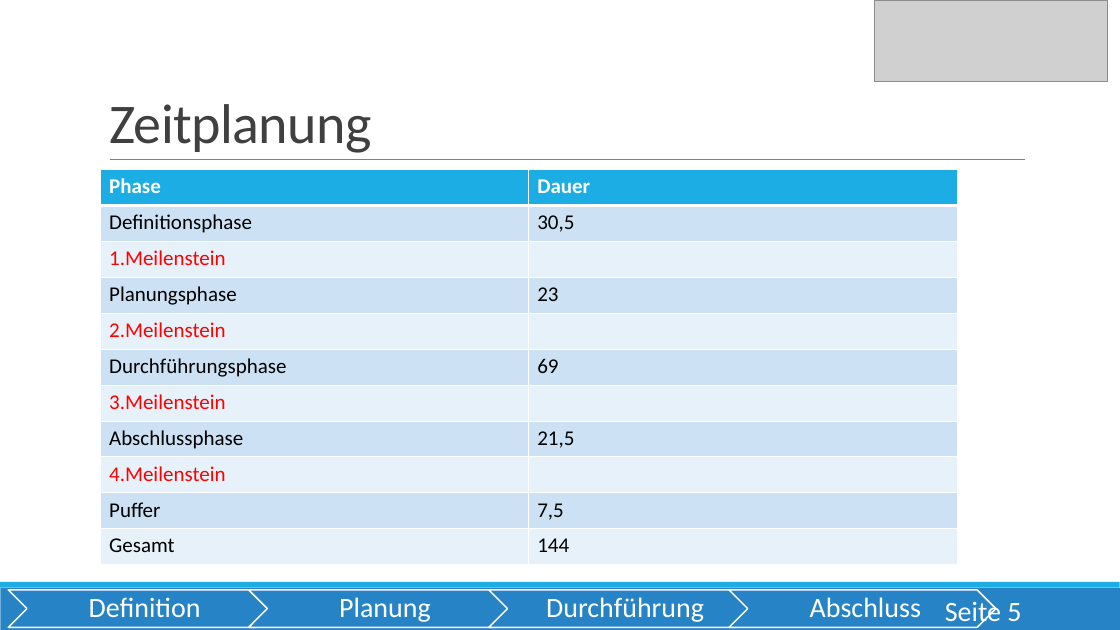
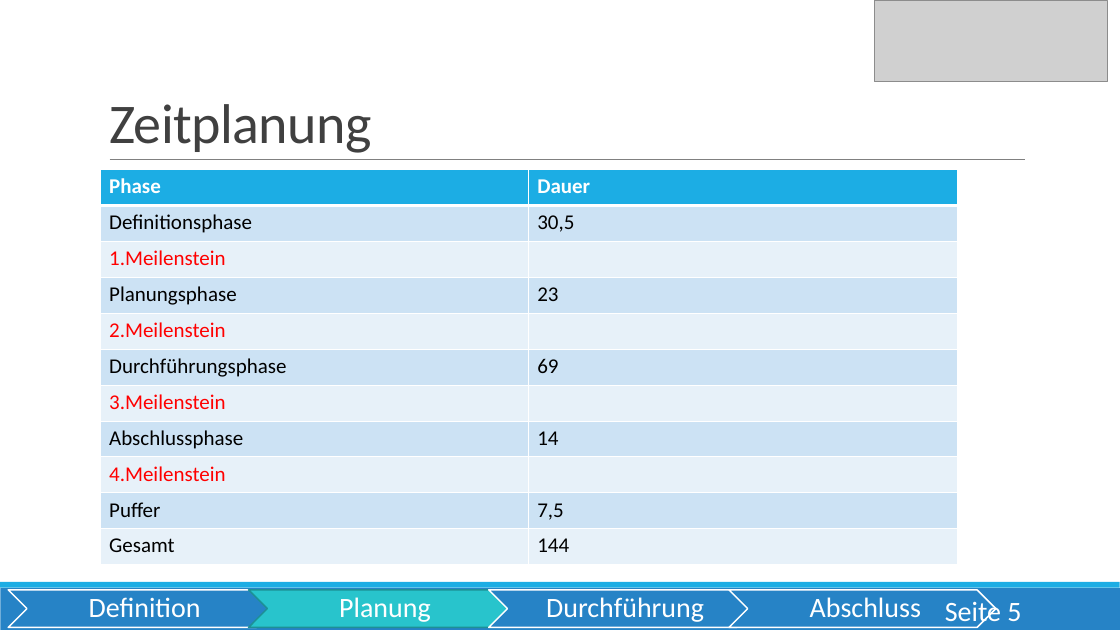
Before and after one commit to OberstufenprojektVOIP/OSP_VOIP, a slide deck: slide 5 of Pr-sentation/Präsentation VoIP_Alica.pptx. Drawn at 1120x630 pixels with LibreOffice and Linux fonts; fonts in the diff are those of the drawing; grey boxes stand for pictures. Boxes give left, top, right and bottom in pixels: in the first picture for what was removed or moved away, otherwise in the second. Text is boxed around its words. In the diff, an @@ line names an element or a change of style, - is before the commit and + after.

```diff
--- a/Pr-sentation/Präsentation VoIP_Alica.pptx
+++ b/Pr-sentation/Präsentation VoIP_Alica.pptx
@@ table at bbox=[101, 170, 958, 565] @@
-row 8, column 2: 21,5
+row 8, column 2: 14
@@ chevron at bbox=[249, 590, 516, 628]: fill #2683C6 to #28C4CC; outline #FFFFFF 1.25 pt to #1E9197 1.25 pt @@
```
Also in this commit, not shown: 5 other slides changed, 1 slide removed.
